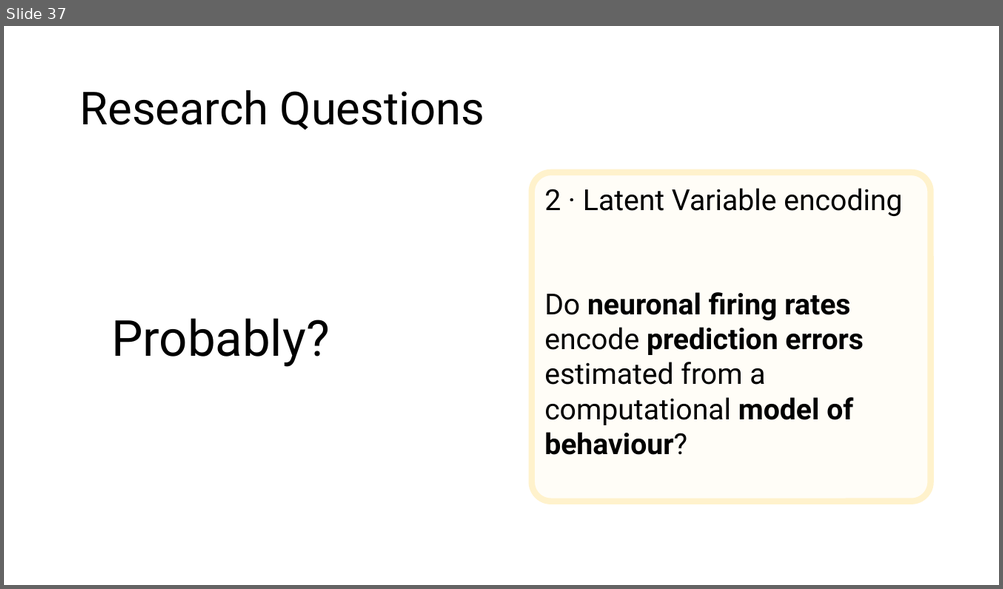
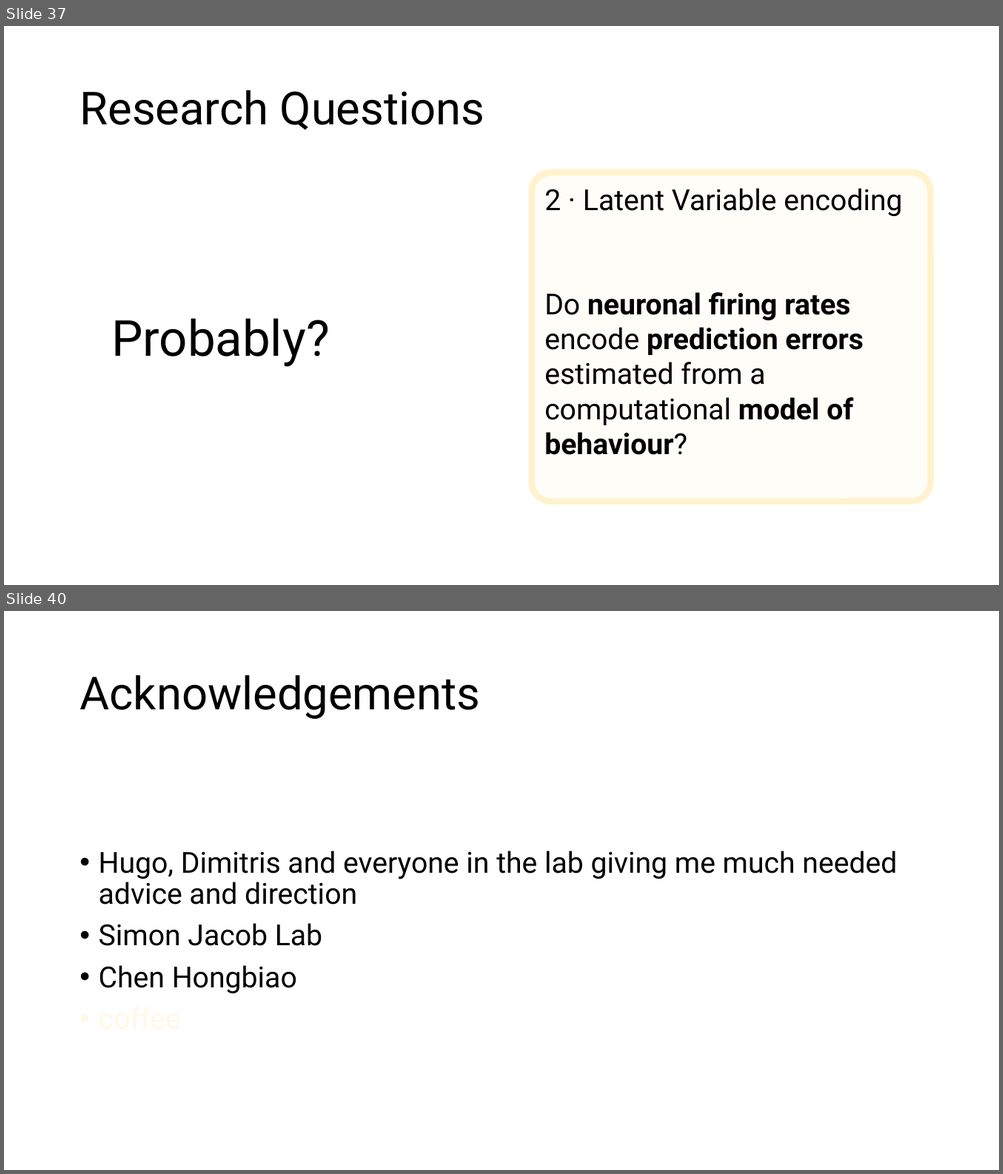
Before and after one commit to trNk27/Human_Data_Exploration, a slide deck: presentation/Prototype.pptx. Shown one above the other, each under a label of ours: slide 37 before the commit, slides 37 and 40 after it; the slides between them are not shown. The pictures are 1003x589 and 1003x1174 pixels, drawn with LibreOffice and Linux fonts; fonts in the diff are those of the drawing; background and template pictures are left out. Boxes give left, top, right and bottom in pixels: in the first picture for what was removed or moved away, otherwise in the second. Text is boxed around its words. In the diff, an @@ line names an element or a change of style, - is before the commit and + after.

```diff
--- a/presentation/Prototype.pptx
+++ b/presentation/Prototype.pptx
@@ slide 40 added at [4, 611, 999, 1170], background picture (left out) @@
@@ title added at [79, 675, 480, 719], 44 pt, text #000000 @@
+Acknowledgements
@@ text added at [99, 851, 896, 994], 28 pt, text #000000 @@
+• Hugo, Dimitris and everyone in the lab giving me much needed advice and direction
+• Simon Jacob Lab
+• Chen Hongbiao
+• coffee
```
Also in this commit, not shown: 6 slides changed, 5 other slides added, 4 slides removed, 1 other file.
